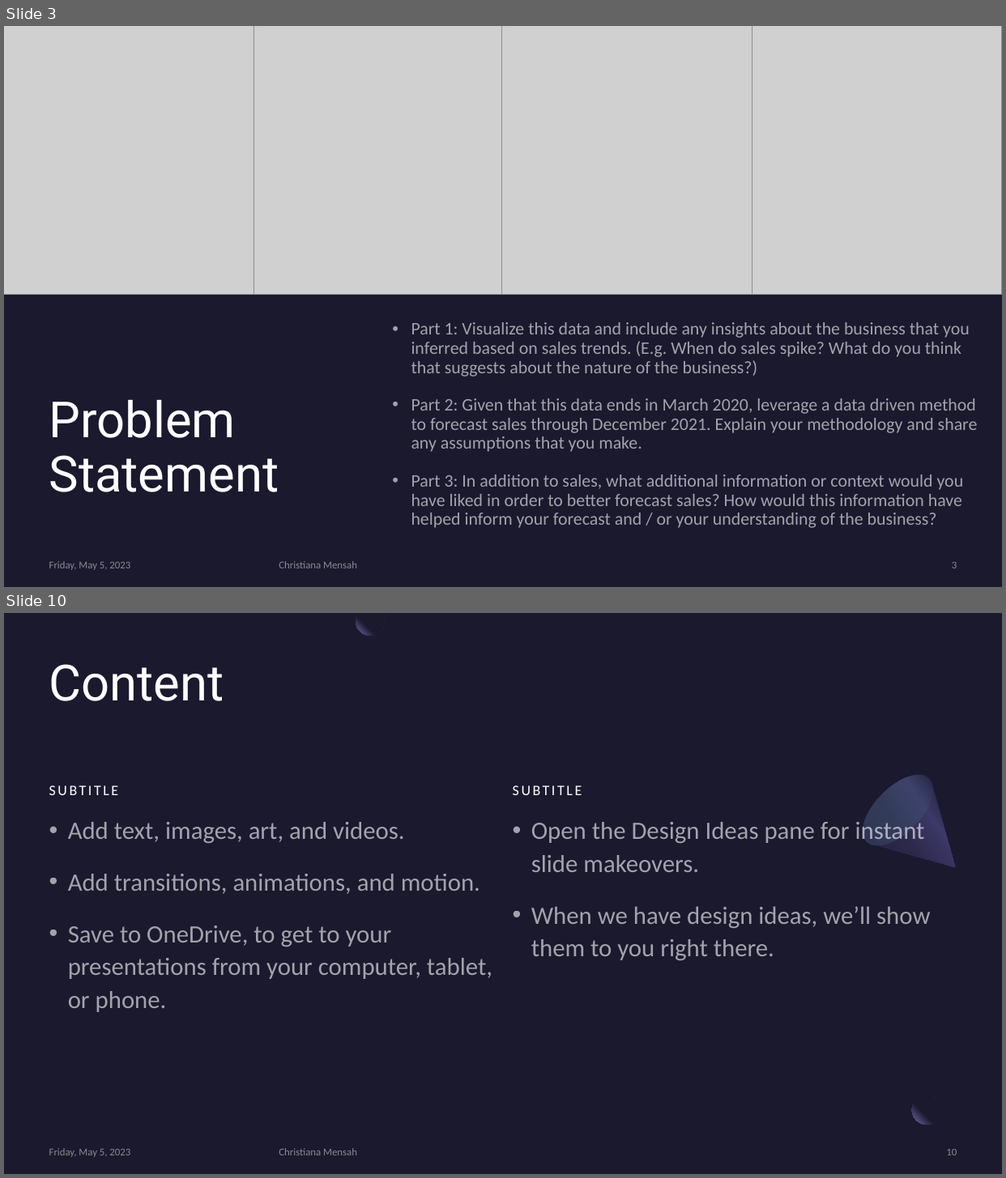
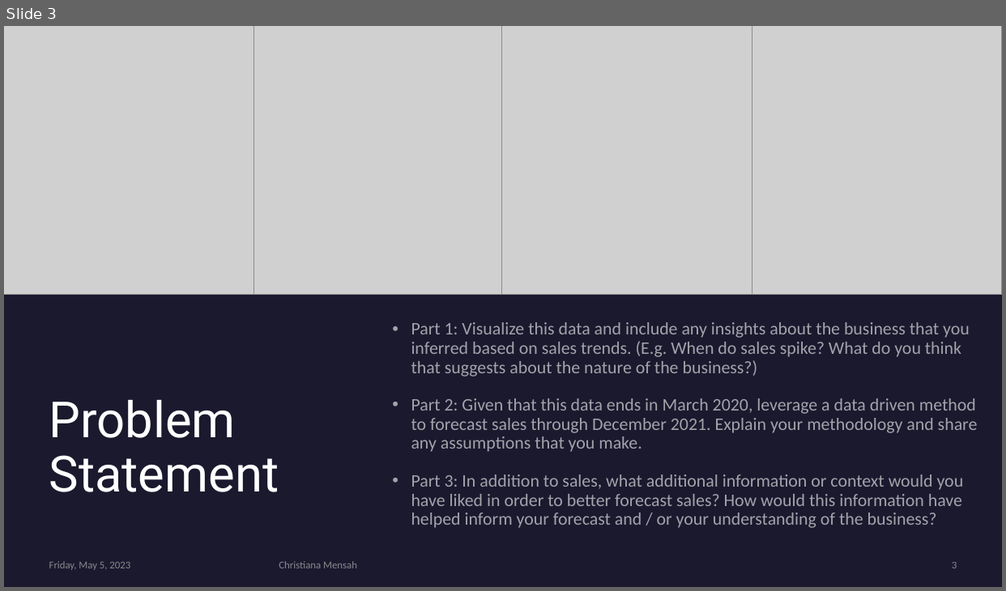
Before and after one commit to cmensah11/ForcastingCase, a slide deck: Forecast Analysis and SQL Queries.pptx. Shown one above the other, each under a label of ours: slides 3 and 10 before the commit, slide 3 after it; the slides between them are not shown. The pictures are 1006x1178 and 1006x591 pixels, drawn with LibreOffice and Linux fonts; fonts in the diff are those of the drawing; grey boxes stand for pictures. Boxes give left, top, right and bottom in pixels: in the first picture for what was removed or moved away, otherwise in the second. Text is boxed around its words. In the diff, an @@ line names an element or a change of style, - is before the commit and + after.

```diff
--- a/Forecast Analysis and SQL Queries.pptx
+++ b/Forecast Analysis and SQL Queries.pptx
@@ slide 10 removed at (4, 613, 1002, 1174), background #1B192E @@
@@ freeform shape removed at (356, 613, 385, 636) @@
@@ title removed at (49, 664, 224, 701) @@
-Content
@@ freeform shape removed at (851, 763, 987, 899) @@
@@ ellipse removed at (851, 763, 945, 857) @@
@@ text removed at (49, 786, 119, 795) @@
-SUBTITLE
@@ text removed at (513, 786, 582, 795) @@
-SUBTITLE
@@ text removed at (68, 822, 492, 1012) @@
-• Add text, images, art, and videos.
-• Add transitions, animations, and motion.
-• Save to OneDrive, to get to your presentations from your computer, tablet, or phone.
@@ text removed at (531, 818, 930, 960) @@
-• Open the Design Ideas pane for instant slide makeovers.
-• When we have design ideas, we’ll show them to you right there.
@@ ellipse removed at (912, 1096, 941, 1125) @@
@@ rectangle removed at (941, 1090, 972, 1119) @@
@@ text removed at (49, 1148, 130, 1157) @@
-Friday, May 5, 2023
@@ text removed at (279, 1148, 357, 1156) @@
-Christiana Mensah
@@ page number removed at (946, 1149, 957, 1156) @@
-10
```
Also in this commit, not shown: 6 slides changed, 8 slides added, 4 other slides removed, 1 other file.
